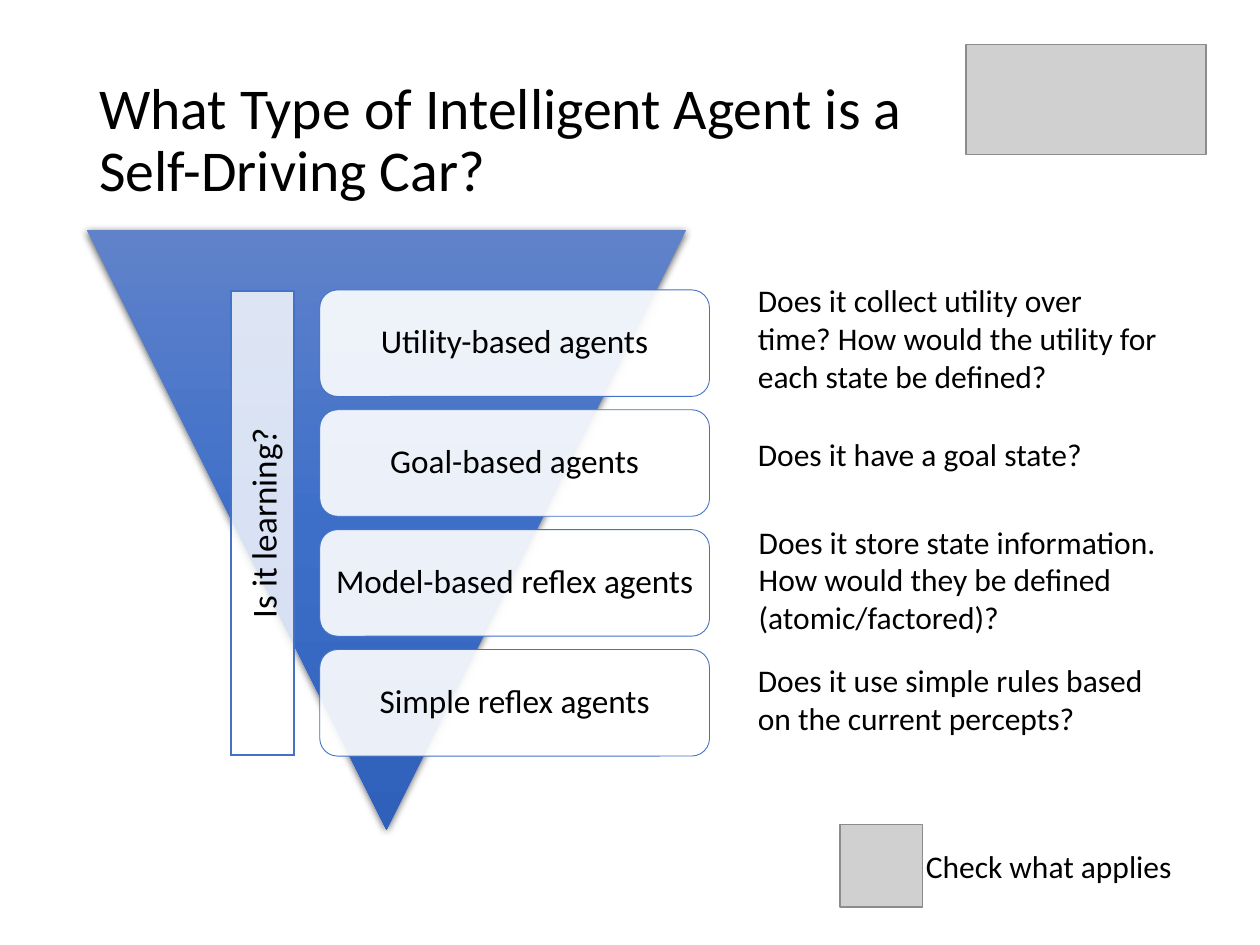
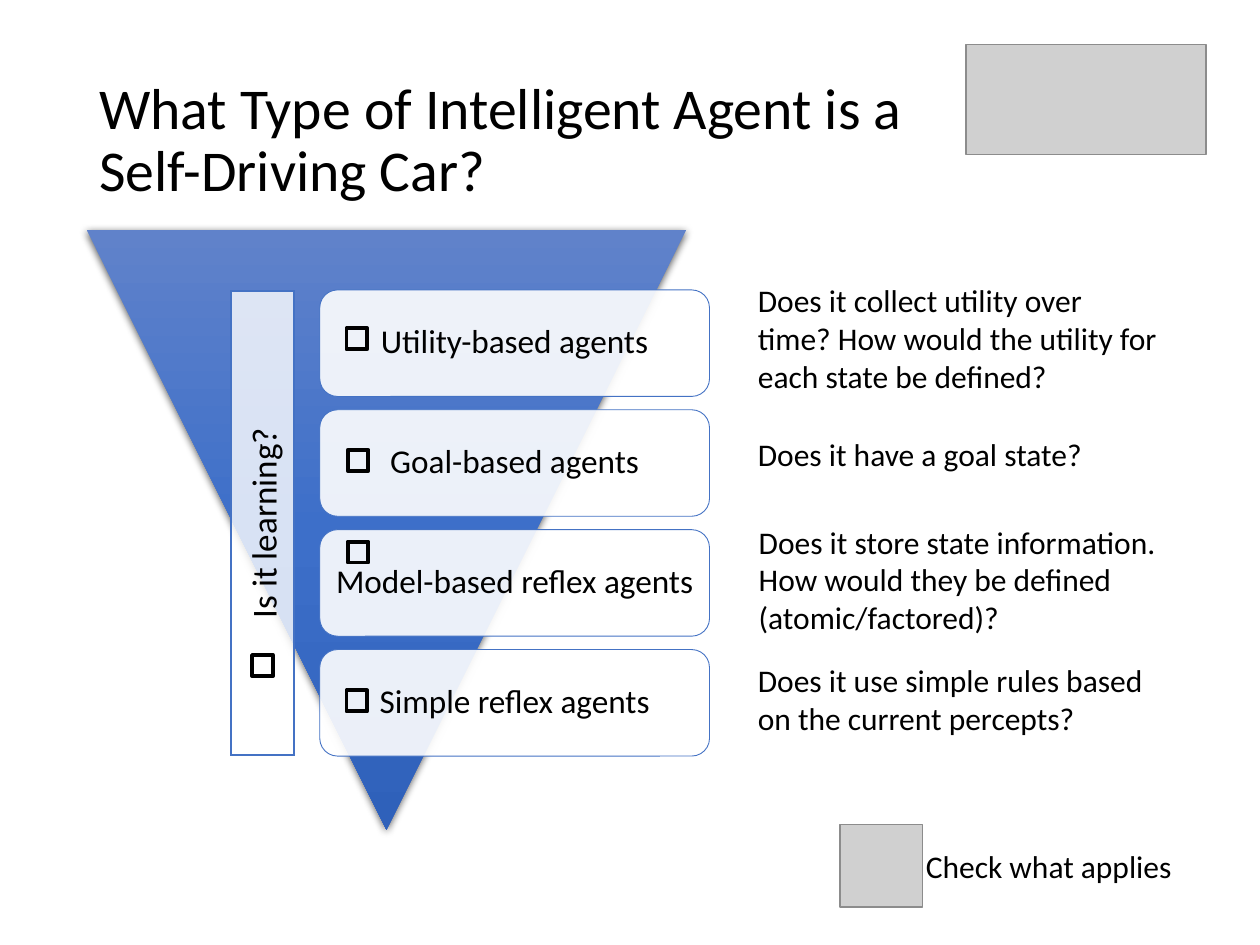
Before and after one commit to mhahsler/CS7320-AI, a slide deck: slide 8 of slides/02_agents_discussion.pptx. Drawn at 1260x945 pixels with LibreOffice and Linux fonts; fonts in the diff are those of the drawing; grey boxes stand for pictures. Boxes give left, top, right and bottom in pixels: in the first picture for what was removed or moved away, otherwise in the second. Text is boxed around its words. In the diff, an @@ line names an element or a change of style, - is before the commit and + after.

```diff
--- a/slides/02_agents_discussion.pptx
+++ b/slides/02_agents_discussion.pptx
@@ rectangle added at [346,329,367,350], outline #000000 2.25 pt @@
@@ rectangle added at [348,450,368,471], outline #000000 2.25 pt @@
@@ rectangle added at [348,542,368,563], outline #000000 2.25 pt @@
@@ rectangle added at [252,655,272,677], outline #000000 2.25 pt @@
@@ rectangle added at [346,690,367,712], outline #000000 2.25 pt @@
```
Also in this commit, not shown: 6 other slides changed, 3 other files.
